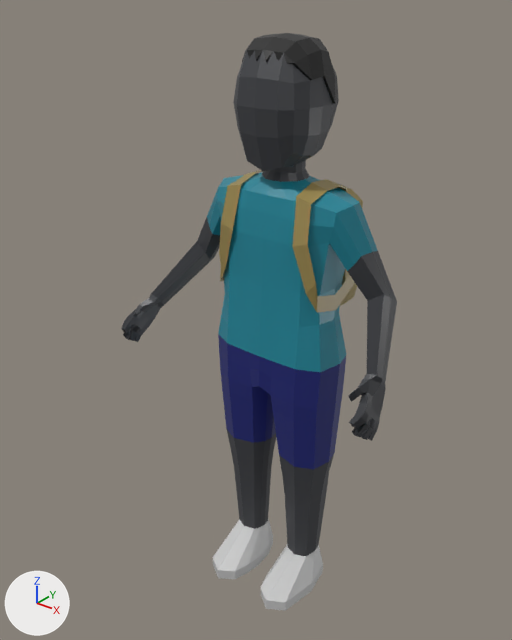
Before and after pictures for a commit that changed the COLLADA model models/player.dae.
Camera for both pictures: a 50 mm camera at (1.017, -1.362, 1.772) aimed at (-0.063, -0.013, 0.935). The lights are fixed; the arrows at lower left show +X, +Y and +Z.

Names of what the first picture shows: 'Torso'.
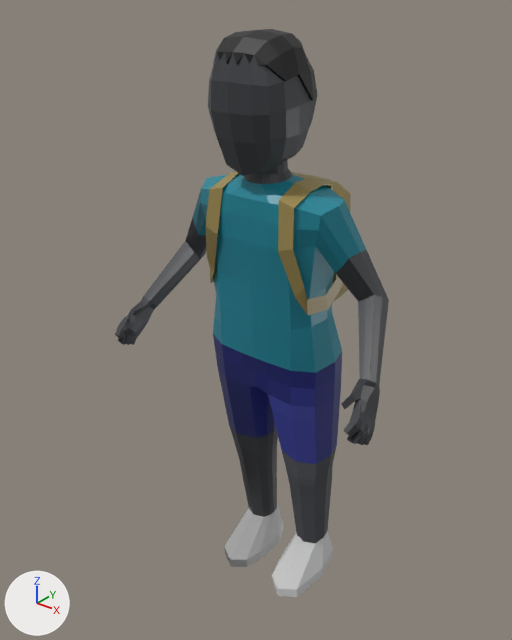
Boxes [x1, y1, x2, y2] around the edits, measured in the pictures (512 x 640 px):
```json
{"object": "Torso", "change": "shading changed, moved, turned", "before": [121, 33, 397, 611], "after": [115, 29, 389, 597]}
```

Scene script edits in JSON lines:
```json
{"block": "me_id_280201568", "where": "me_id_280201568.from_pydata(...)  # 819 vertices, 1613 faces; spans x -0.39..0.39, y -0.22..0.25, z 0.09..1.66"}
{"block": "me_id_280201568", "where": "# used by ob_torso; location = (0.0, 0.0, 0.0)"}
{"block": "me_id_280201568", "change": "me_id_280201568 part 1: edges marked sharp go from 1492 to 1521"}
{"op": "set", "path": "ob_torso.location", "old": "(0.0, 0.0, 0.0)", "new": "(0.0, 0.069, 0.019)"}
{"op": "set", "path": "ob_torso.rotation_euler", "old": "(0.0, 0.0, 0.0)", "new": "(0.105, -0.000028, 0.000529)", "note": "degrees (0, 0, 0) -> degrees (6, 0, 0)"}
```
